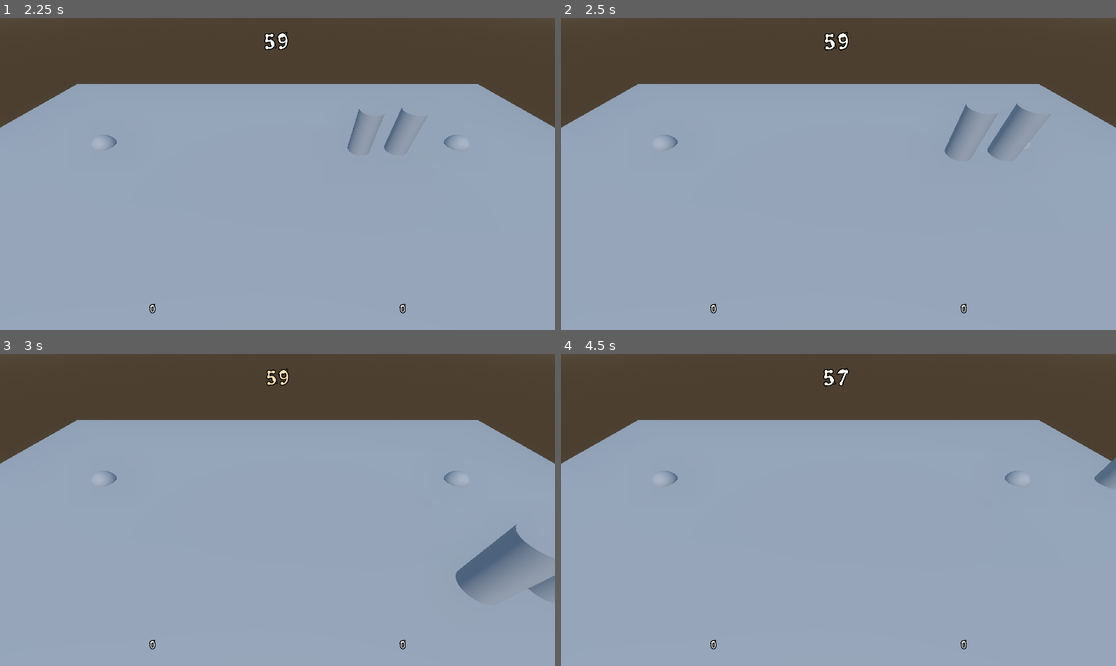
Above: before the commit, frames 1-4 (two rows, left to right).
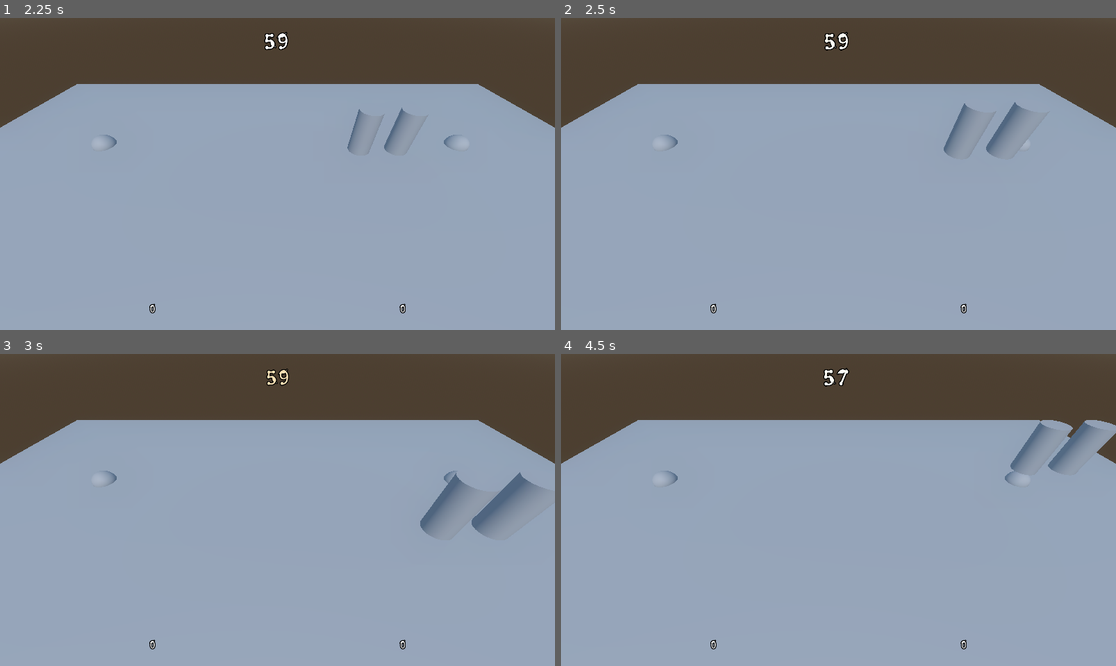
Above: after the commit, the same moments.

Repository: 80hdgames/GGJ-2023
Game: Godot game, scene res://Scenes/Start.tscn
Two runs of this game, one before a commit and one after it. Both use one fixed random seed, a clock stepped at 60 frames per second and the inputs below.
Inputs:
- Up to frame 1 (2.25 s): click "Play" at 0.5 s; tap Enter (ui_accept) at 1.25, 1.52 s; hold Right (ui_right) 1.28-2.03 s; tap Shift (desktop1_boost) at 1.35, 2.1 s; hold Down (ui_down) from 2.03 s (still down)
- Up to frame 2 (2.5 s): keep holding Down (ui_down); tap Enter (ui_accept) at 2.27 s
- Up to frame 3 (3 s): release Down (ui_down) at 2.78 s; hold Right (ui_right) from 2.78 s (still down); tap Shift (desktop1_boost) at 2.85 s
- Up to frame 4 (4.5 s): release Right (ui_right) at 3.53 s; hold Up (ui_up) 3.53-4.28 s; tap Shift (desktop1_boost) at 3.6, 4.35 s; tap Enter (ui_accept) at 3.77 s; hold Left (ui_left) from 4.28 s (still down)

Frame 1 is identical in both runs. In frame 2, 0.2% of the frame differs, in the area x 68-85%, y 26-45%; in frame 3, 3.7%, in the area x 75-100%, y 37-79%; in frame 4, 1.6%.

Commit message:
Connected SFX for boost grunt
* Fixed regression in boost activation logic

Diff:
--- a/GGJ-2023-Project/Scripts/Autoloads/SfxManager.gd
+++ b/GGJ-2023-Project/Scripts/Autoloads/SfxManager.gd
@@ -10,7 +10,7 @@
 	GameOver,
 	Collect,
 
-	Boost
+	PigGrunt
 }
 
 const SFX_PATH_FORMAT = "res://Audio/SFX/ClipSets/%s.tres"
--- a/GGJ-2023-Project/Scripts/Player.gd
+++ b/GGJ-2023-Project/Scripts/Player.gd
@@ -25,7 +25,7 @@
 
 func activate_boost():
 	isBoosting = true
-	SfxManager.enqueue2d(SoundType.Boost)
+	SfxManager.enqueue2d(SoundType.PigGrunt)
 	# TODO: animation, particle effect, etc.
 
 func _physics_process(delta):
@@ -38,12 +38,12 @@
 		velocity.y = JUMP_VELOCITY
 
 	if Input.is_action_just_pressed("desktop1_boost") and can_boost():
-		isBoosting = true
+		activate_boost()
 
 	if isBoosting:
 		boostCharge = max(0, boostCharge - BOOST_BURN_RATE)
 		if boostCharge <= 0:
-			activate_boost()
+			isBoosting = false
 	else:
 		boostCharge = min(boostCharge + BOOST_RECHARGE_RATE, MAX_BOOST)
 
